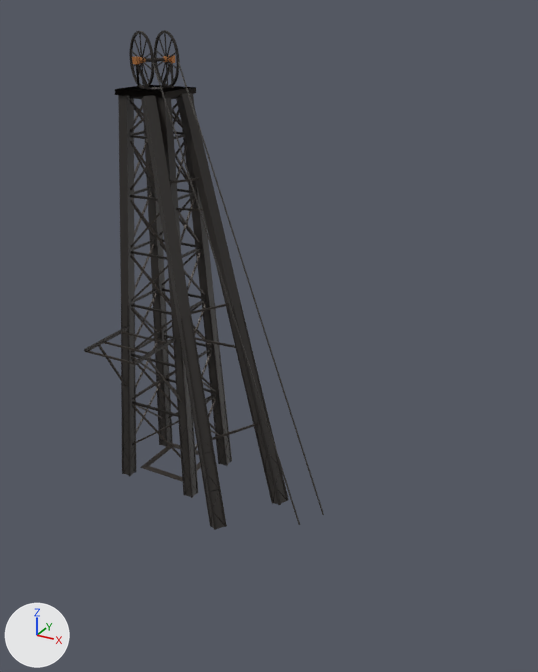
The glTF model sketches/core-loop/assets/models/park/landmark_headframe.glb, before and after one commit.
Camera for both pictures: a 50 mm camera at (125.4, -166.3, 125.2) aimed at (46.8, -23.3, 53.6). Lighting does not change. The marker at lower left points along +X, +Y and +Z. The first picture is the older version. Where no turn or scale is listed for an object, it has been applied to the vertices. Vertices at exactly the same position are counted once.

The older version as bpy lines, for what is in view:
```python
me_landmark_headframe = bpy.data.meshes.new('landmark_headframe')
me_landmark_headframe.from_pydata(...)  # 8544 vertices, 8892 faces; spans x -13.6..66.2, y -37.6..11.7, z -12.2..120.0
me_landmark_headframe.materials.append(mat_steel)
me_landmark_headframe_col_col = bpy.data.meshes.new('landmark_headframe-col-col')
me_landmark_headframe_col_col.from_pydata(...)  # 56 vertices, 84 faces; spans x -13.4..46.2, y -32.0..11.4, z -12.1..106.0
me_landmark_headframe_col_col.materials.append(mat_defaultmaterial)
ob_landmark_headframe = bpy.data.objects.new('landmark_headframe', me_landmark_headframe)
ob_landmark_headframe.location = (0.0, 0.0, 0.0)
ob_landmark_headframe_col_col = bpy.data.objects.new('landmark_headframe-col-col', me_landmark_headframe_col_col)
ob_landmark_headframe_col_col.location = (0.0, 0.0, 0.0)
```
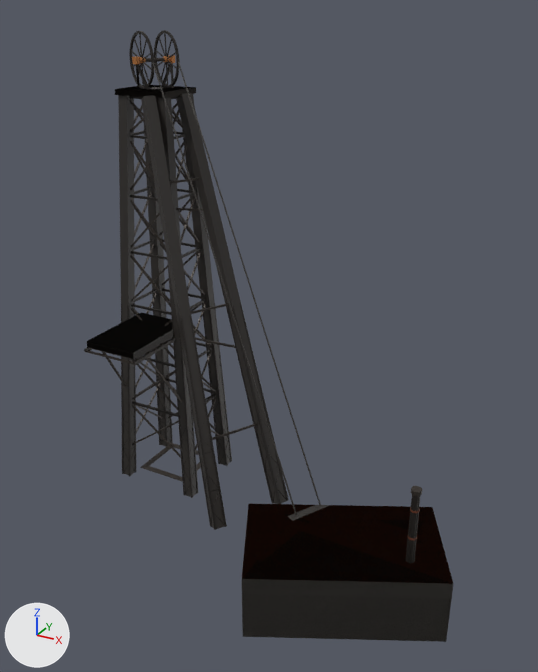
Where the change shows, as pixel boxes [x1, y1, x2, y2] in the pictures (538 x 672 px):
'landmark_headframe', reshaped: before [84, 30, 324, 530]; after [84, 30, 453, 642]
'landmark_headframe-col-col', reshaped (112% wider, 25% taller): before [115, 85, 287, 529]; after [87, 85, 452, 642]
part 1 of me_landmark_headframe, added: after [405, 495, 420, 563]
part 2 of me_landmark_headframe, added: after [411, 486, 422, 496]
part 3 of me_landmark_headframe, added: after [87, 313, 173, 361]
part 4 of me_landmark_headframe, added: after [242, 504, 453, 642]
part 5 of me_landmark_headframe_col_col, added: after [87, 330, 173, 360]
part 6 of me_landmark_headframe_col_col, added: after [406, 495, 420, 563]
part 7 of me_landmark_headframe_col_col, added: after [242, 504, 452, 642]

What the commit changed:
me_landmark_headframe is used by ob_landmark_headframe; location (0.0, 0.0, 0.0).
me_landmark_headframe had 8544 vertices, 8892 faces and spanned x -13.6..66.2, y -37.6..11.7, z -12.2..120.0.
me_landmark_headframe now has 8856 vertices, 9406 faces and spans x -13.6..100.5, y -61.6..11.7, z -12.2..120.0.
me_landmark_headframe part 1: a new loose piece, a 10-sided cut cone along z (radius 1.0 at the low end, 0.9 at the high end) spanning x 89.2..91.1, y -40.0..-38.0, z 15.8..34.0, in mat_steel.
me_landmark_headframe part 2: a new loose piece, a 10-sided cylinder along z spanning x 89.1..91.3, y -40.1..-37.8, z 33.4..34.4, in mat_steel.
me_landmark_headframe part 3: a new loose piece of 32 vertices spanning x -8.0..8.0, y -27.0..-3.0, z 39.7..42.0, in mat_steel.
me_landmark_headframe part 4: a new loose piece of 28 vertices spanning x 49.5..100.5, y -61.6..-18.4, z 0.0..16.0, in mat_steel.
Other edits to the shape of me_landmark_headframe do not show in these pictures.
me_landmark_headframe_col_col is used by ob_landmark_headframe_col_col; location (0.0, 0.0, 0.0).
me_landmark_headframe_col_col had 56 vertices, 84 faces and spanned x -13.4..46.2, y -32.0..11.4, z -12.1..106.0.
me_landmark_headframe_col_col now has 88 vertices, 136 faces and spans x -13.4..100.5, y -61.6..11.4, z -12.1..106.0.
me_landmark_headframe_col_col part 5: a new loose piece, a box spanning x -8.0..8.0, y -27.0..-3.0, z 40.0..42.0, in mat_defaultmaterial.
me_landmark_headframe_col_col part 6: a new loose piece, an 8-sided cut cone along z (radius 1.0 at the low end, 0.8 at the high end) spanning x 89.2..91.2, y -40.0..-38.0, z 15.8..34.0, in mat_defaultmaterial.
Part 7, on me_landmark_headframe_col_col:
8 vertices are added at x 49.5..100.5, y -61.6..-18.4, z 0.0..16.0.
12 new faces join them.
